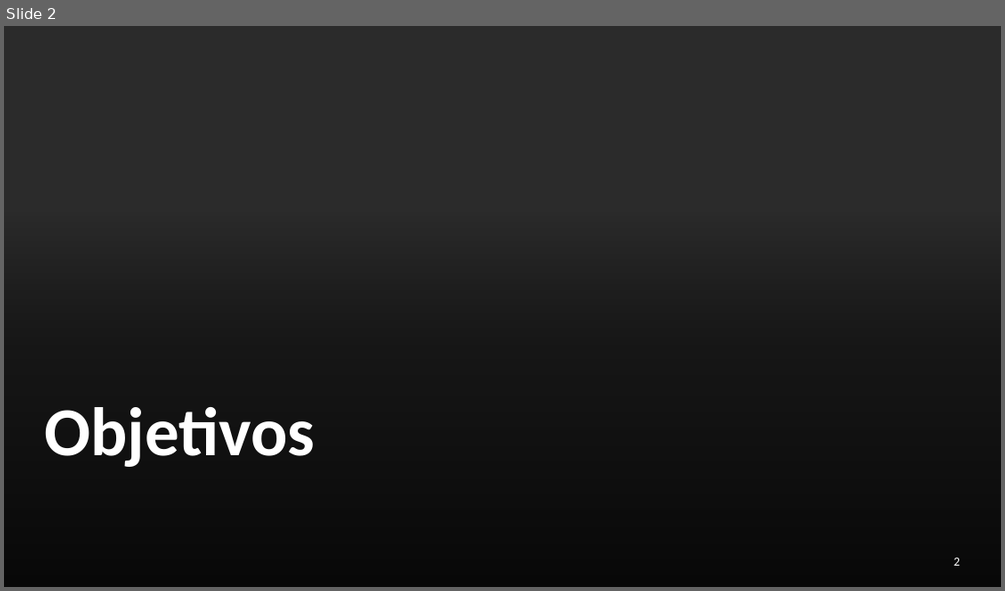
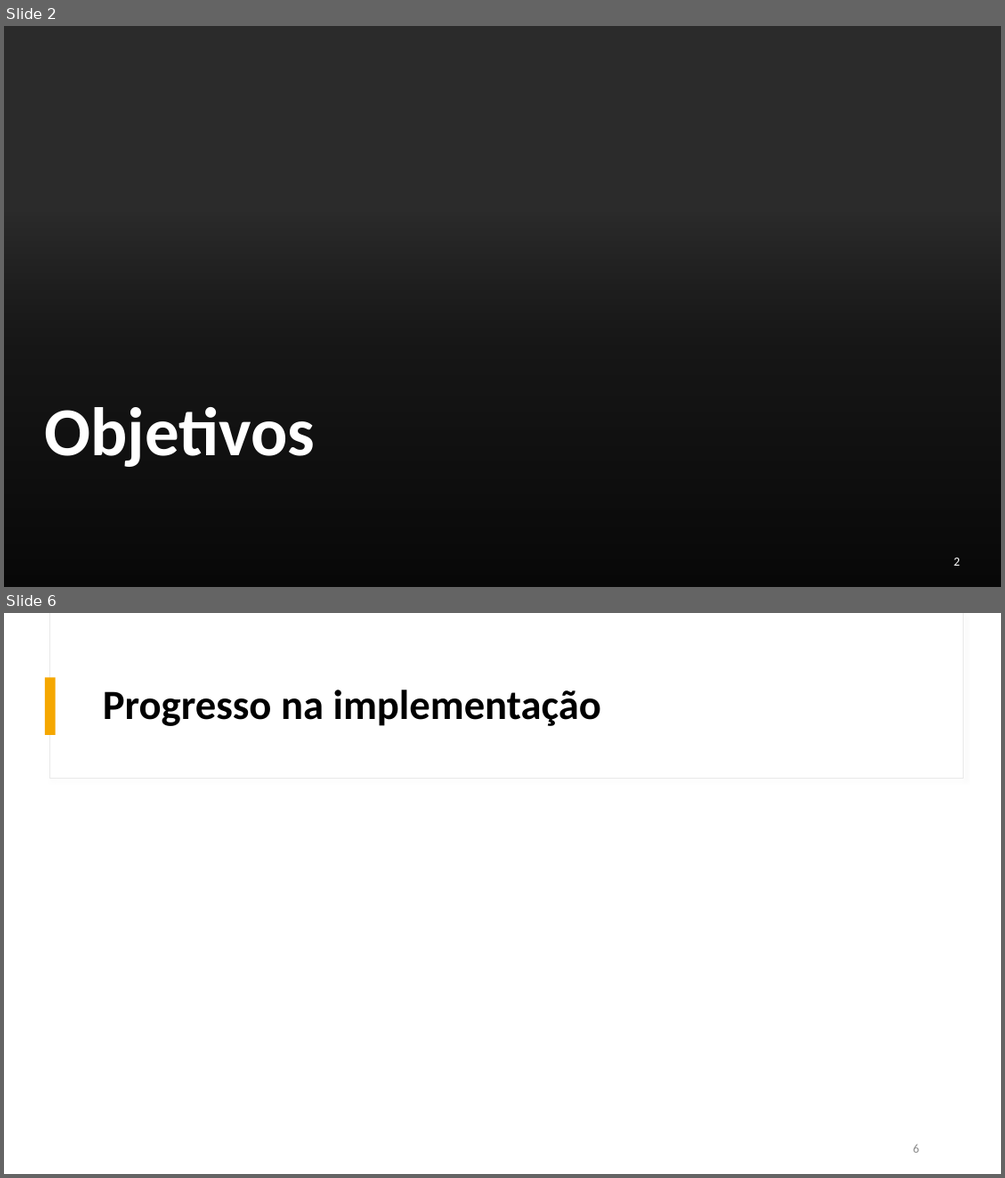
Before and after one commit to Gongas1331/FitLink, a slide deck: apresentações/Apresentação3.pptx. Shown one above the other, each under a label of ours: slide 2 before the commit, slides 2 and 6 after it; the slides between them are not shown. The pictures are 1005x591 and 1005x1178 pixels, drawn with LibreOffice and Linux fonts; fonts in the diff are those of the drawing; background and template pictures are left out; a plain dark background stands for a picture behind light text. Boxes give left, top, right and bottom in pixels: in the first picture for what was removed or moved away, otherwise in the second. Text is boxed around its words. In the diff, an @@ line names an element or a change of style, - is before the commit and + after.

```diff
--- a/apresentações/Apresentação3.pptx
+++ b/apresentações/Apresentação3.pptx
@@ slide 6 added at box(4, 613, 1001, 1174), background #FFFFFF; not listed: 2 template elements that a slide beside it also shows @@
@@ rectangle added at box(45, 677, 56, 735), fill #F5A700 @@
@@ title added at box(103, 690, 601, 726), 40 pt, text #000000, bold @@
+Progresso na implementação
@@ page number added at box(913, 1143, 919, 1152), 12 pt, text #8C8C8C @@
+6
```
Also in this commit, not shown: 2 slides changed, 2 other slides added, 1 slide removed, 3 other files.
